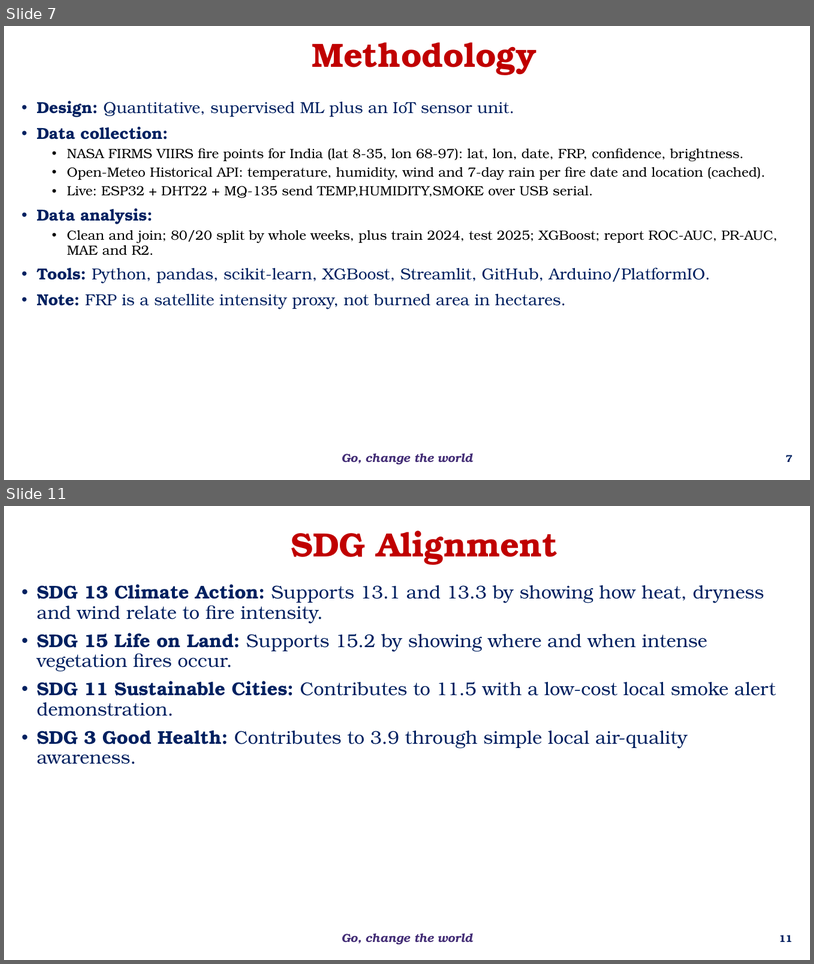
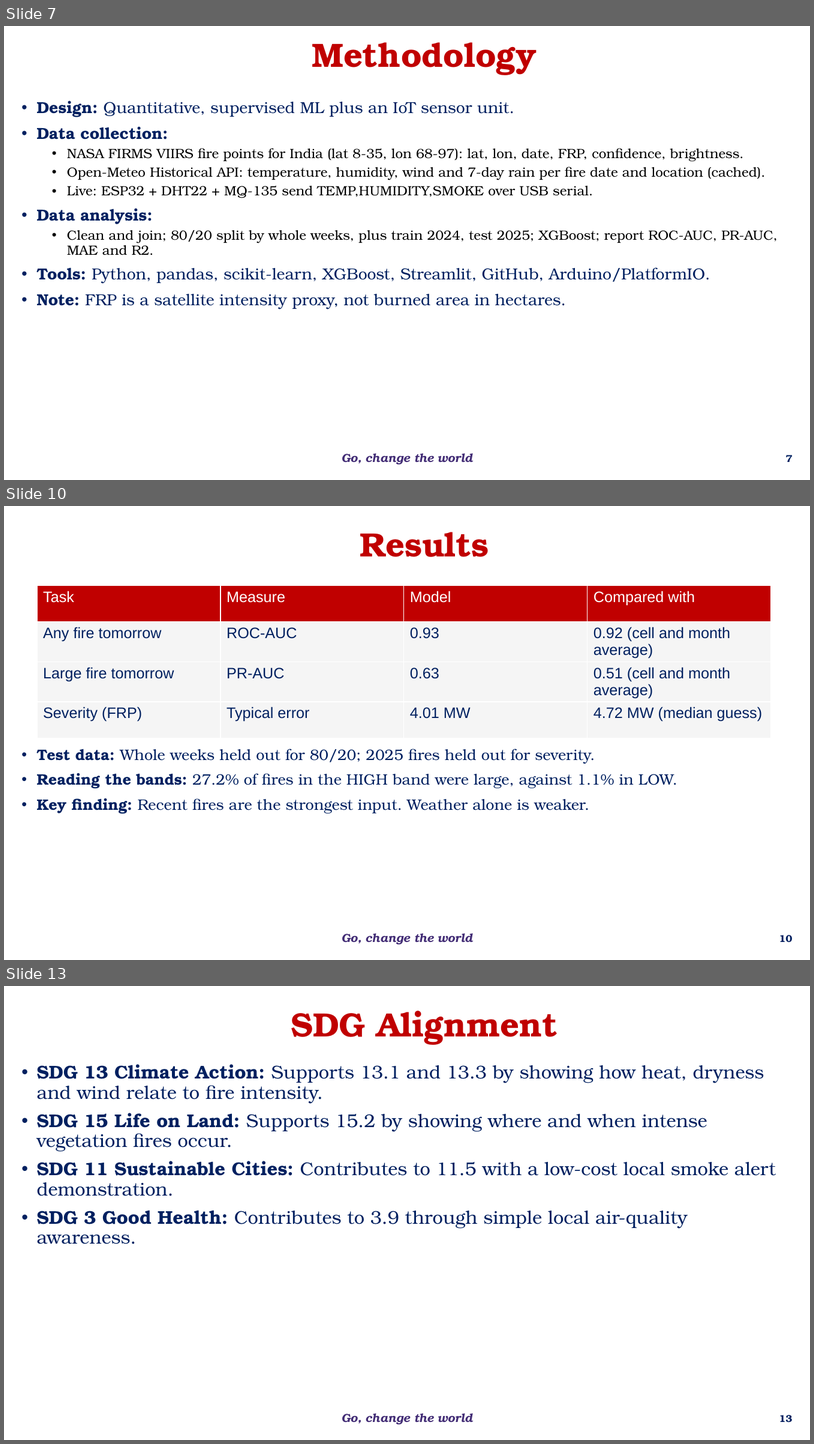
Before and after one commit to bnsama29-cloud/wildfire-estimation-evs, a slide deck: docs/EL_Phase1_Wildfire.pptx. Shown one above the other, each under a label of ours: slides 7 and 11 before the commit, slides 7, 10 and 13 after it; the slides between them are not shown. The pictures are 814x964 and 814x1444 pixels, drawn with LibreOffice and Linux fonts; fonts in the diff are those of the drawing; background and template pictures are left out. Boxes give left, top, right and bottom in pixels: in the first picture for what was removed or moved away, otherwise in the second. Text is boxed around its words. In the diff, an @@ line names an element or a change of style, - is before the commit and + after.

```diff
--- a/docs/EL_Phase1_Wildfire.pptx
+++ b/docs/EL_Phase1_Wildfire.pptx
@@ slide 10 added at (x1=4, y1=506, x2=810, y2=960), background #FFFFFF; not listed: 1 template element that a slide beside it also shows @@
@@ rectangle added at (x1=155, y1=516, x2=694, y2=571), fill #FFFFFF, outline #FFFFFF 0.75 pt dashed, 40 pt, text #C00000, bold @@
+Results
@@ table added at (x1=37, y1=585, x2=770, y2=731), 4 rows, 4 columns @@
+Task | Measure | Model | Compared with
+Any fire tomorrow | ROC-AUC | 0.93 | 0.92 (cell and month average)
+Large fire tomorrow | PR-AUC | 0.63 | 0.51 (cell and month average)
+Severity (FRP) | Typical error | 4.01 MW | 4.72 MW (median guess)
@@ text added at (x1=37, y1=748, x2=678, y2=814), 18 pt, text #002060 @@
+• Test data: Whole weeks held out for 80/20; 2025 fires held out for severity.
+• Reading the bands: 27.2% of fires in the HIGH band were large, against 1.1% in LOW.
+• Key finding: Recent fires are the strongest input. Weather alone is weaker.
@@ page number added at (x1=779, y1=934, x2=792, y2=942), 12 pt, text #002060, bold @@
+10
@@ what was slide 11 is now slide 13 @@
@@ page number at (x1=779, y1=1414, x2=792, y2=1422): text changed @@
-11
+13
```
Also in this commit, not shown: 7 slides changed, 2 other slides added, 13 other files.
